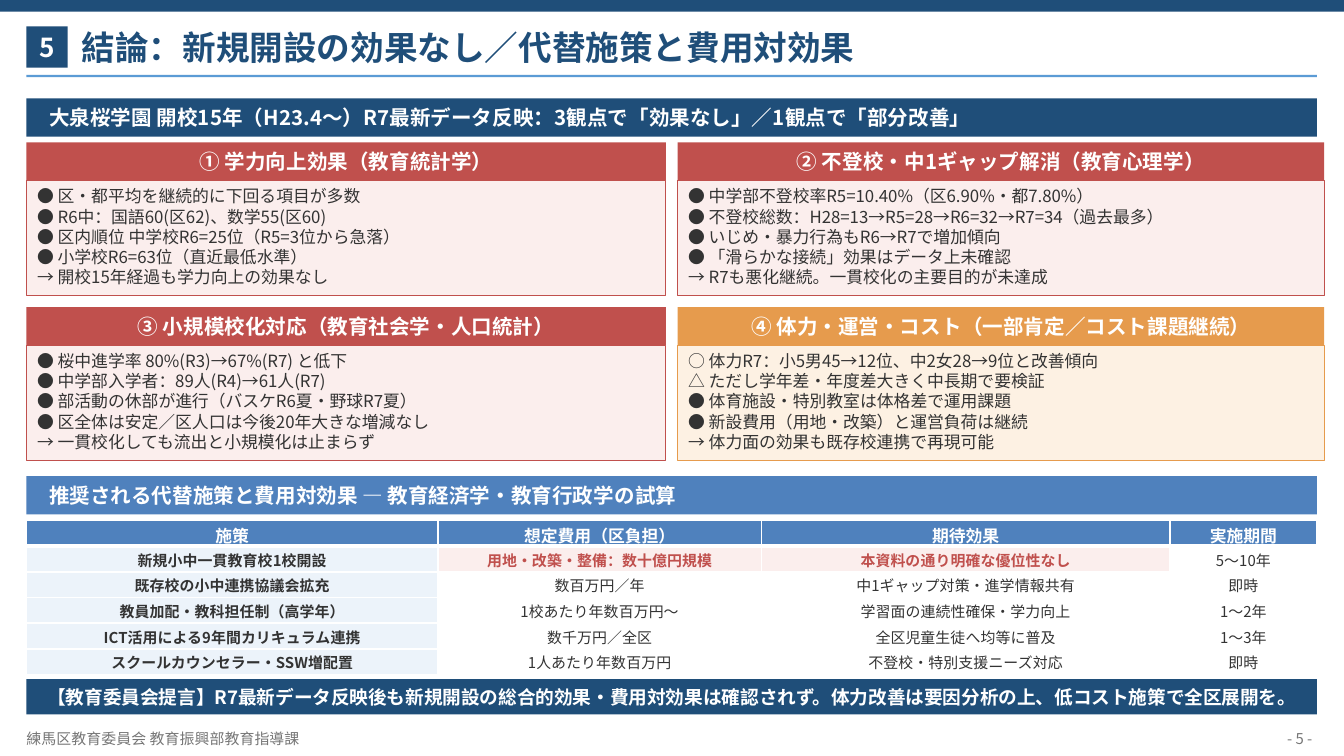
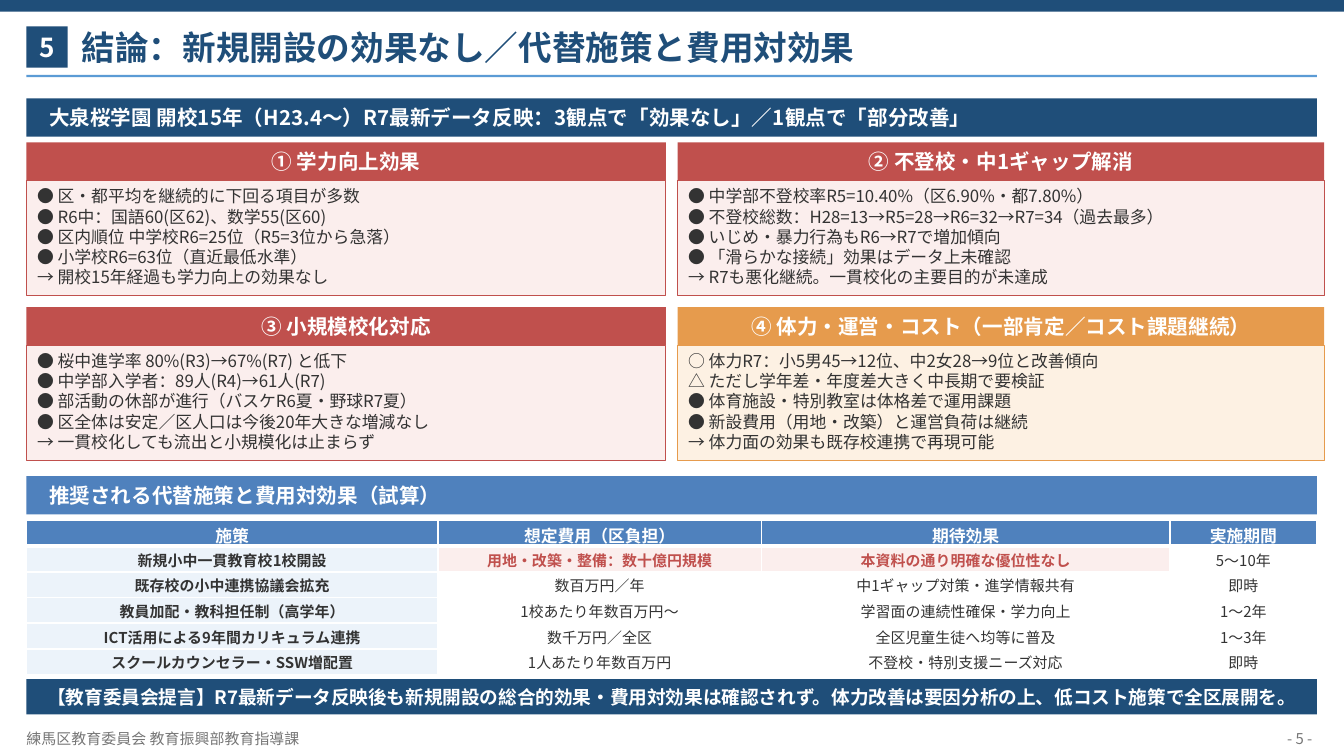
Before and after one commit to contynet730-star/con30, a slide deck: slide 6 of output/小中一貫教育（大泉桜学園）_改良版.pptx. Drawn at 1344x756 pixels with LibreOffice and Linux fonts; fonts in the diff are those of the drawing. Boxes give left, top, right and bottom in pixels: in the first picture for what was removed or moved away, otherwise in the second. Text is boxed around its words. In the diff, an @@ line names an element or a change of style, - is before the commit and + after.

```diff
--- a/output/小中一貫教育（大泉桜学園）_改良版.pptx
+++ b/output/小中一貫教育（大泉桜学園）_改良版.pptx
@@ text in rectangle at bbox=[272, 151, 421, 171]: text changed @@
-① 学力向上効果（教育統計学）
+① 学力向上効果
@@ text in rectangle at bbox=[869, 151, 1133, 171]: text changed @@
-② 不登校・中1ギャップ解消（教育心理学）
+② 不登校・中1ギャップ解消
@@ text in rectangle at bbox=[261, 316, 431, 336]: text changed @@
-③ 小規模校化対応（教育社会学・人口統計）
+③ 小規模校化対応
@@ text in rectangle at bbox=[49, 485, 440, 505]: text changed @@
-推奨される代替施策と費用対効果 ― 教育経済学・教育行政学の試算
+推奨される代替施策と費用対効果（試算）
```
Also in this commit, not shown: 2 other slides changed, 2 other files.
